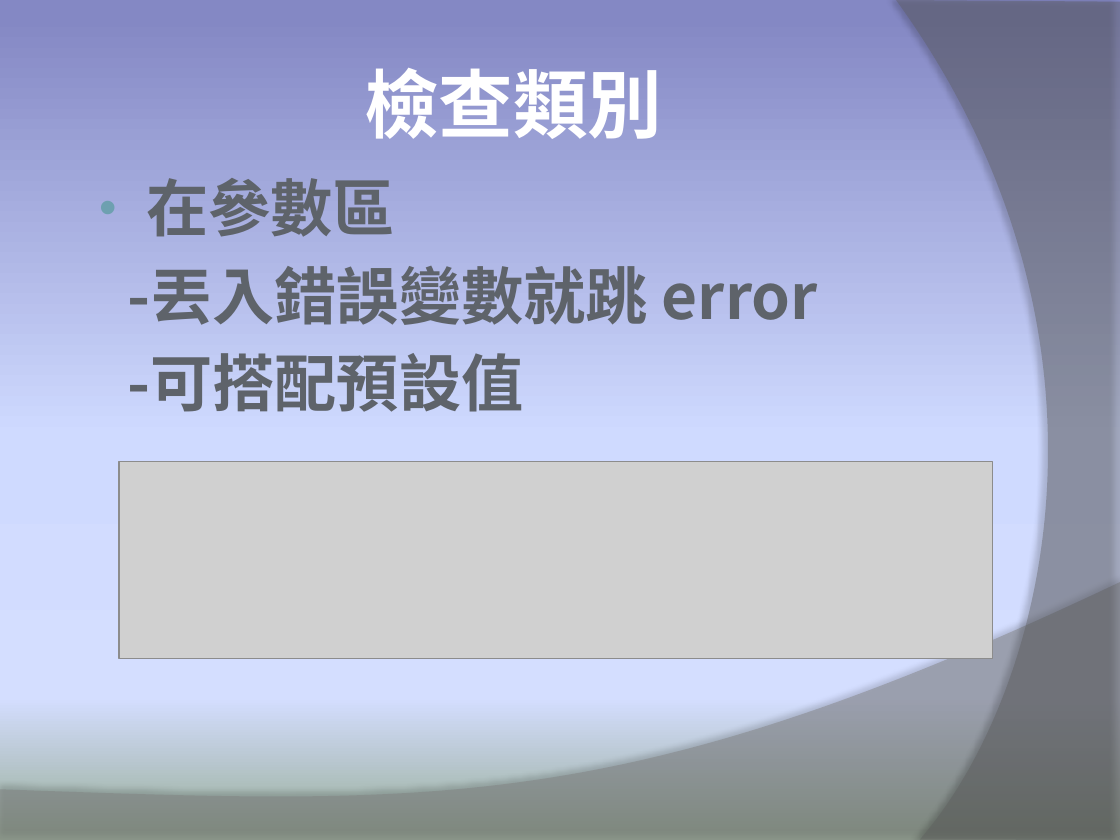
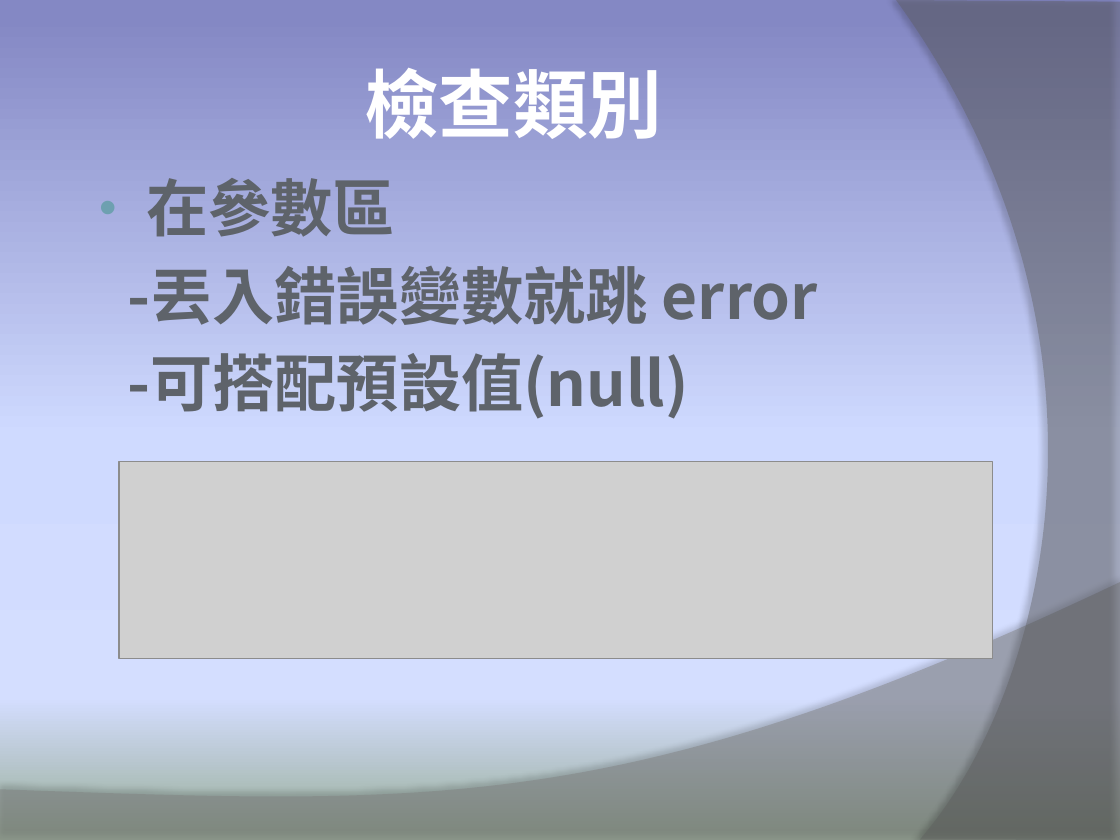
Before and after one commit to demichuang/Learning-Defensive-programming, a slide deck: slide 9 of Learning-Defensive-programming.pptx. Drawn at 1120x840 pixels with LibreOffice and Linux fonts; fonts in the diff are those of the drawing; grey boxes stand for pictures. Boxes give left, top, right and bottom in pixels: in the first picture for what was removed or moved away, otherwise in the second. Text is boxed around its words. In the diff, an @@ line names an element or a change of style, - is before the commit and + after.

```diff
--- a/Learning-Defensive-programming.pptx
+++ b/Learning-Defensive-programming.pptx
@@ text at [128,353,690,419]: text changed @@
--可搭配預設值
+-可搭配預設值(null)
```
Also in this commit, not shown: 1 other slide changed, 3 other files.
